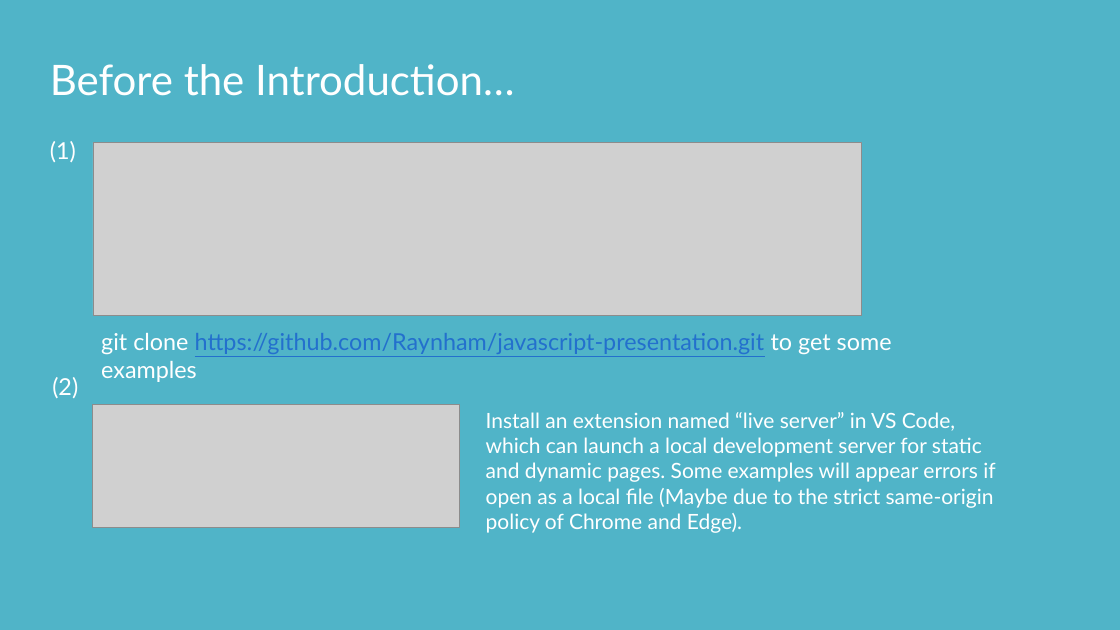
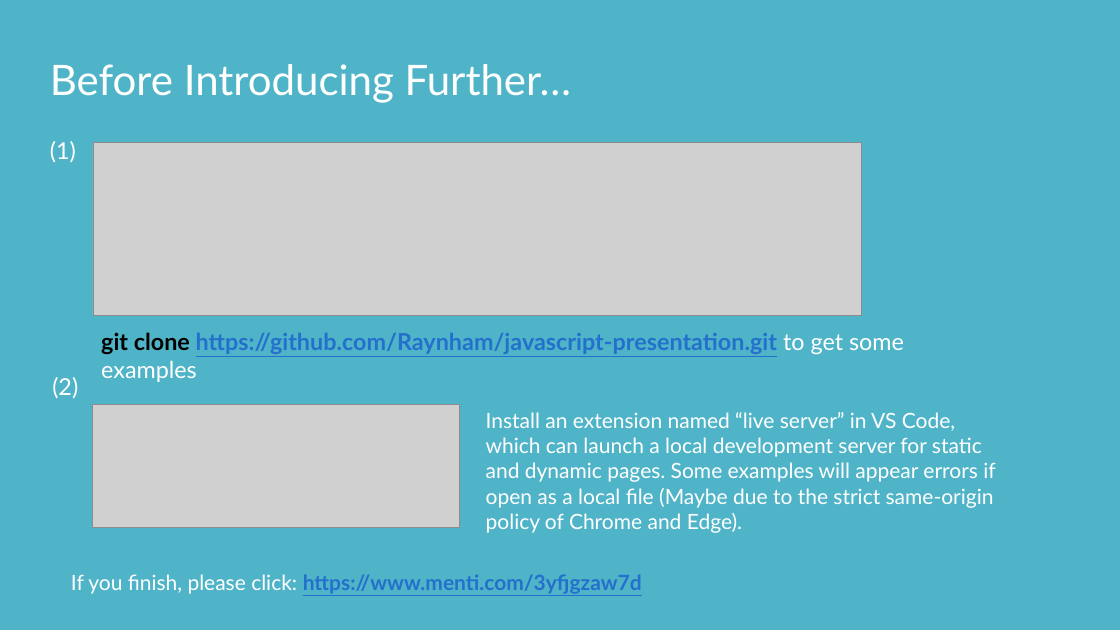
Before and after one commit to Raynham/javascript-presentation, a slide deck: slide 3 of Intro-2Vis-libraries.pptx (slide 2 before the commit). Drawn at 1120x630 pixels with LibreOffice and Linux fonts; fonts in the diff are those of the drawing; grey boxes stand for pictures. Boxes give left, top, right and bottom in pixels: in the first picture for what was removed or moved away, otherwise in the second. Text is boxed around its words. In the diff, an @@ line names an element or a change of style, - is before the commit and + after.

```diff
--- a/Intro-2Vis-libraries.pptx
+++ b/Intro-2Vis-libraries.pptx
@@ text at (x1=50, y1=64, x2=572, y2=103): text changed @@
-Before the Introduction…
+Before Introducing Further…
@@ text "git clone https://github.com/Raynham/javascript-presentation ..." at (x1=101, y1=332, x2=904, y2=355): text colour #FFFFFF to #000000 in "git clone"; bold on in "git clone https://github.com/Raynham/javascript-presentation ..." @@
@@ text added at (x1=71, y1=574, x2=642, y2=594), 18 pt, text #2370CD, bold, underline @@
+If you finish, please click: https://www.menti.com/3yfjgzaw7d
```
Also in this commit, not shown: 3 other slides changed, 2 slides added, 1 slide removed, 3 other files.
